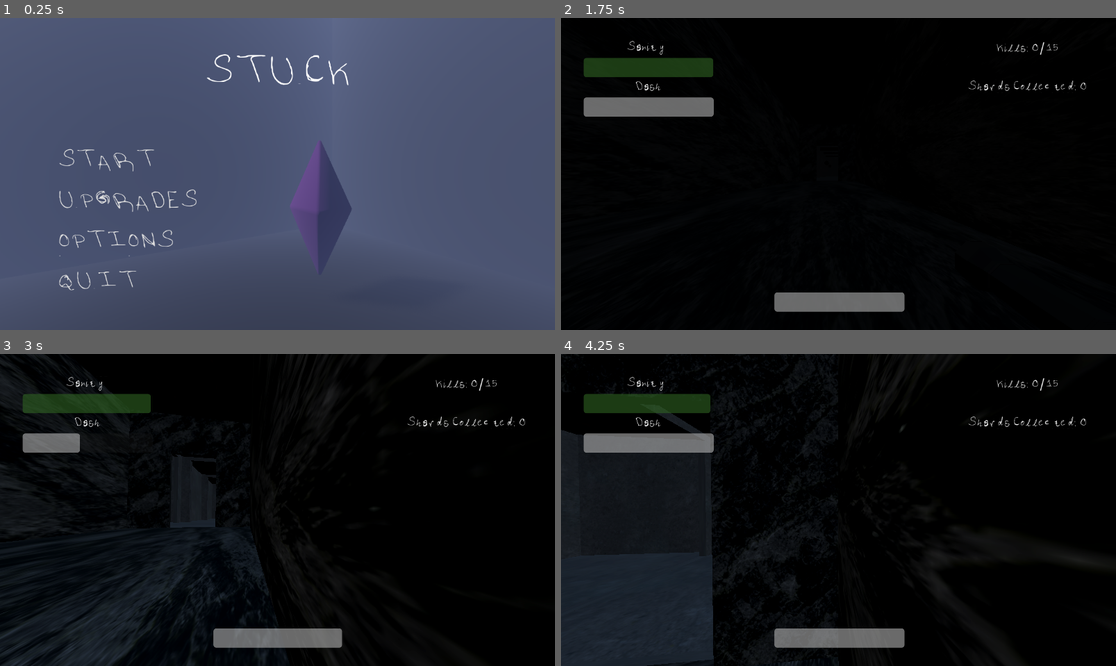
Above: before the commit, frames 1-4 (two rows, left to right).
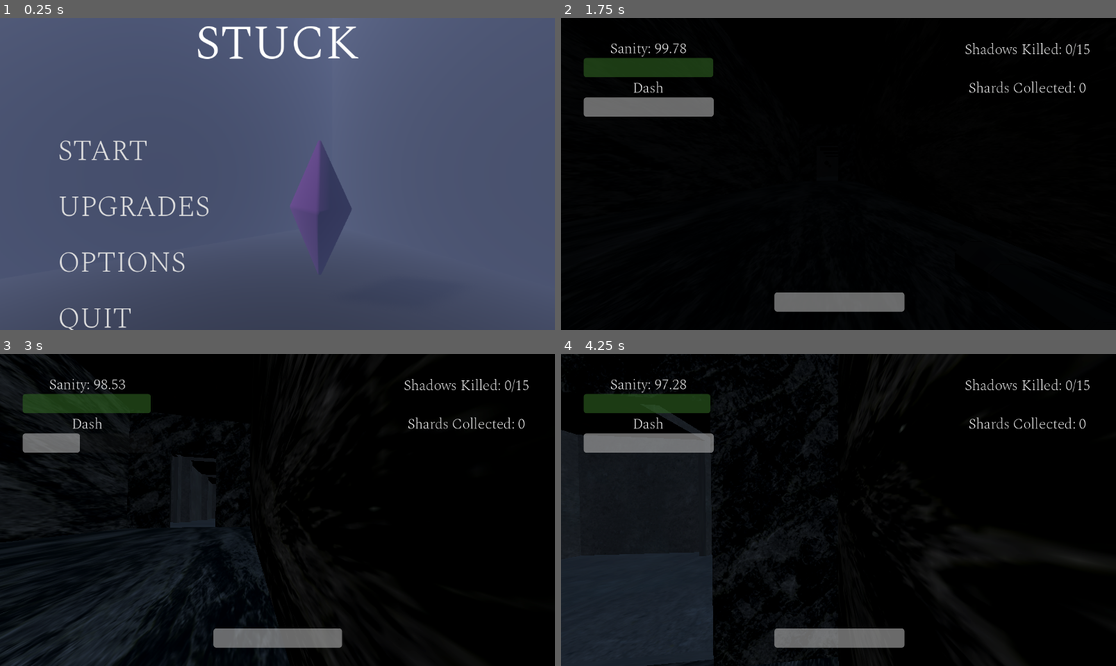
Above: after the commit, the same moments.

Repository: OmarCompiled/Stuck_NULL_BYTES
Game: Godot game, scene res://scenes/menu/main_menu.tscn
The game is run twice, just before and just after one commit, with the same random seed, the same clock (stepped at 60 frames per second) and the same inputs.
Inputs (mouse positions are in pixels of both pictures, inside the frame that each line leads up to):
- Up to frame 1 (0.25 s): no input
- Up to frame 2 (1.75 s): click "START" at 0.5 s; tap Enter at 1.25 s; move the mouse to (960, 158) at 1.27 s; hold D (MoveRight) from 1.28 s (still down); click (960, 158) at 1.35 s; tap Space (Jump) at 1.52 s
- Up to frame 3 (3 s): move the mouse to (249, 510) at 2.02 s; release D (MoveRight) at 2.03 s; hold W (MoveForward) from 2.03 s (still down); tap E (Dash) at 2.1 s; tap Space (Jump) at 2.27 s; click (249, 510) at 2.3 s; move the mouse to (288, 503) at 2.77 s; click (288, 503) at 2.85 s
- Up to frame 4 (4.25 s): keep holding W (MoveForward); move the mouse to (832, 516) at 3.52 s; tap Shift (Sprint) at 3.6 s; tap Space (Jump) at 3.77 s; click (832, 516) at 3.8 s

The runs differ from the first frame. In frame 1, 3.1% of the frame differs, in the area x 10-65%, y 2-100%; in frame 2, 0.9%; in frame 3, 0.9%; in frame 4, 0.9%.

Commit message:
Add Upgrades Menu with flashlight and sanity upgrades
Add UpgradesManager Singleton

Diff:
--- a/godot/project.godot
+++ b/godot/project.godot
@@ -25,6 +25,7 @@
 InputManager="*res://scripts/singletons/input_manager.gd"
 HitEffectsManager="*res://scripts/singletons/hit_effects_manager.gd"
 HealEffectsManager="*res://scripts/singletons/heal_effects_manager.gd"
+UpgradesManager="*res://scripts/singletons/upgrades_manager.gd"
 
 [debug]
 
--- a/godot/scenes/entity/player.tscn
+++ b/godot/scenes/entity/player.tscn
@@ -1,13 +1,14 @@
-[gd_scene load_steps=14 format=3 uid="uid://f8mp43vqb13f"]
+[gd_scene load_steps=15 format=3 uid="uid://f8mp43vqb13f"]
 
 [ext_resource type="Script" uid="uid://dnayske5ek28m" path="res://scripts/player.gd" id="1_4flbx"]
 [ext_resource type="PackedScene" uid="uid://fg0xg2wcui3q" path="res://scenes/asset/flashlight.tscn" id="2_onrkg"]
 [ext_resource type="Script" uid="uid://ci7kfw5q5qn2k" path="res://scripts/enemy_counter.gd" id="3_i3pqv"]
 [ext_resource type="PackedScene" uid="uid://dofngbvrqwqni" path="res://scenes/other/health_component.tscn" id="3_sweqy"]
 [ext_resource type="Script" uid="uid://xws3v0ou7h4d" path="res://scripts/sanity_bar.gd" id="4_2hs0m"]
-[ext_resource type="FontFile" uid="uid://cp1psb75615ws" path="res://assets/fonts/Stuck-Regular.ttf" id="5_lo118"]
+[ext_resource type="FontFile" uid="uid://gcgvrjt58408" path="res://assets/fonts/Spectral/Spectral-ExtraLight.ttf" id="5_7sfp8"]
 [ext_resource type="AudioStream" uid="uid://drx8tsfyjehx" path="res://assets/sfx/Audio/footstep02.ogg" id="6_2hs0m"]
 [ext_resource type="PackedScene" uid="uid://bt8isq1pq1xna" path="res://scenes/other/sound_component.tscn" id="6_bee8u"]
+[ext_resource type="Script" uid="uid://bu50jdot4cbor" path="res://scenes/entity/sanity_level.gd" id="6_r4rq5"]
 [ext_resource type="AudioStream" uid="uid://cgpo6tvpujy6b" path="res://assets/sfx/player/dash.wav" id="7_j8jve"]
 [ext_resource type="Script" uid="uid://br1ffti3jh1ai" path="res://scripts/currency_counter.gd" id="7_lo118"]
 [ext_resource type="AudioStream" uid="uid://dx2nd6acpg2oh" path="res://assets/sfx/enemy/land.wav" id="8_k4nkw"]
@@ -67,17 +68,18 @@
 invincible_color = Color(2.00392, 0, 0, 1)
 normal_color = Color(0.266667, 0.556863, 0.192157, 1)
 
-[node name="RichTextLabel" type="RichTextLabel" parent="SanityBar"]
+[node name="SanityLevel" type="RichTextLabel" parent="SanityBar"]
 layout_mode = 0
 offset_top = -42.0
 offset_right = 269.0
 offset_bottom = -2.0
-theme_override_fonts/normal_font = ExtResource("5_lo118")
+theme_override_fonts/normal_font = ExtResource("5_7sfp8")
 theme_override_font_sizes/normal_font_size = 30
 text = "Sanity"
 fit_content = true
 horizontal_alignment = 1
 vertical_alignment = 1
+script = ExtResource("6_r4rq5")
 
 [node name="DashCooldownBar" type="ProgressBar" parent="."]
 offset_left = 47.0
@@ -93,9 +95,10 @@
 offset_top = -42.0
 offset_right = 269.0
 offset_bottom = -2.0
-theme_override_fonts/normal_font = ExtResource("5_lo118")
+theme_override_fonts/normal_font = ExtResource("5_7sfp8")
 theme_override_font_sizes/normal_font_size = 30
 text = "Dash"
+fit_content = true
 horizontal_alignment = 1
 vertical_alignment = 1
 
@@ -108,7 +111,7 @@
 offset_right = -39.0
 offset_bottom = 85.0
 grow_horizontal = 0
-theme_override_fonts/normal_font = ExtResource("5_lo118")
+theme_override_fonts/normal_font = ExtResource("5_7sfp8")
 theme_override_font_sizes/normal_font_size = 30
 text = "0/0"
 fit_content = true
@@ -125,7 +128,7 @@
 offset_right = -39.0
 offset_bottom = 163.0
 grow_horizontal = 0
-theme_override_fonts/normal_font = ExtResource("5_lo118")
+theme_override_fonts/normal_font = ExtResource("5_7sfp8")
 theme_override_font_sizes/normal_font_size = 30
 text = "Collected Shards:"
 fit_content = true
--- /dev/null
+++ b/godot/scenes/entity/sanity_level.gd
@@ -0,0 +1,5 @@
+extends RichTextLabel
+
+# Called every frame. 'delta' is the elapsed time since the previous frame.
+func _process(delta: float) -> void:
+	text = "Sanity: " + str($"..".value)
--- a/godot/scenes/menu/death_screen.tscn
+++ b/godot/scenes/menu/death_screen.tscn
@@ -1,7 +1,7 @@
 [gd_scene load_steps=3 format=3 uid="uid://bo2km6eyjm3nk"]
 
 [ext_resource type="Script" uid="uid://bq3oor2d2vx5g" path="res://scenes/menu/death_screen.gd" id="1_0vcrs"]
-[ext_resource type="FontFile" uid="uid://18ohqxx0orng" path="res://assets/fonts/static/Roboto-Light.ttf" id="2_51ls8"]
+[ext_resource type="FontFile" uid="uid://gcgvrjt58408" path="res://assets/fonts/Spectral/Spectral-ExtraLight.ttf" id="2_51ls8"]
 
 [node name="DeathScreen" type="Control"]
 layout_mode = 3
--- a/godot/scenes/menu/main_menu.tscn
+++ b/godot/scenes/menu/main_menu.tscn
@@ -1,9 +1,10 @@
-[gd_scene load_steps=6 format=3 uid="uid://dijywxr5vrrpq"]
+[gd_scene load_steps=7 format=3 uid="uid://dijywxr5vrrpq"]
 
 [ext_resource type="Script" uid="uid://b004xknhfy13j" path="res://scripts/main_menu.gd" id="1_247la"]
 [ext_resource type="Texture2D" uid="uid://cp4btomhpb1c3" path="res://assets/stuck_bg.png" id="2_247la"]
 [ext_resource type="PackedScene" uid="uid://ddgr0fwaevyfi" path="res://scenes/other/fade_scene.tscn" id="3_hj162"]
-[ext_resource type="FontFile" uid="uid://cp1psb75615ws" path="res://assets/fonts/Stuck-Regular.ttf" id="3_kiqgm"]
+[ext_resource type="FontFile" uid="uid://chx43th8hdejo" path="res://assets/fonts/Spectral/Spectral-Light.ttf" id="3_xn6kt"]
+[ext_resource type="FontFile" uid="uid://gcgvrjt58408" path="res://assets/fonts/Spectral/Spectral-ExtraLight.ttf" id="4_isoef"]
 
 [sub_resource type="StyleBoxEmpty" id="StyleBoxEmpty_kiqgm"]
 
@@ -44,7 +45,7 @@
 
 [node name="RichTextLabel" type="RichTextLabel" parent="MarginContainer/VBoxContainer"]
 layout_mode = 2
-theme_override_fonts/normal_font = ExtResource("3_kiqgm")
+theme_override_fonts/normal_font = ExtResource("3_xn6kt")
 theme_override_font_sizes/normal_font_size = 100
 text = "STUCK"
 fit_content = true
@@ -63,7 +64,7 @@
 size_flags_vertical = 8
 mouse_force_pass_scroll_events = false
 mouse_default_cursor_shape = 2
-theme_override_fonts/font = ExtResource("3_kiqgm")
+theme_override_fonts/font = ExtResource("4_isoef")
 theme_override_font_sizes/font_size = 60
 theme_override_styles/normal = SubResource("StyleBoxEmpty_kiqgm")
 theme_override_styles/normal_mirrored = SubResource("StyleBoxEmpty_kiqgm")
@@ -86,7 +87,7 @@
 size_flags_vertical = 8
 mouse_force_pass_scroll_events = false
 mouse_default_cursor_shape = 2
-theme_override_fonts/font = ExtResource("3_kiqgm")
+theme_override_fonts/font = ExtResource("4_isoef")
 theme_override_font_sizes/font_size = 60
 theme_override_styles/normal = SubResource("StyleBoxEmpty_kiqgm")
 theme_override_styles/normal_mirrored = SubResource("StyleBoxEmpty_kiqgm")
@@ -109,7 +110,7 @@
 size_flags_vertical = 8
 mouse_force_pass_scroll_events = false
 mouse_default_cursor_shape = 2
-theme_override_fonts/font = ExtResource("3_kiqgm")
+theme_override_fonts/font = ExtResource("4_isoef")
 theme_override_font_sizes/font_size = 60
 theme_override_styles/normal = SubResource("StyleBoxEmpty_kiqgm")
 theme_override_styles/normal_mirrored = SubResource("StyleBoxEmpty_kiqgm")
@@ -132,7 +133,7 @@
 size_flags_vertical = 8
 mouse_force_pass_scroll_events = false
 mouse_default_cursor_shape = 2
-theme_override_fonts/font = ExtResource("3_kiqgm")
+theme_override_fonts/font = ExtResource("4_isoef")
 theme_override_font_sizes/font_size = 60
 theme_override_styles/normal = SubResource("StyleBoxEmpty_kiqgm")
 theme_override_styles/normal_mirrored = SubResource("StyleBoxEmpty_kiqgm")
--- a/godot/scenes/menu/upgrades_menu.gd
+++ b/godot/scenes/menu/upgrades_menu.gd
@@ -1,15 +1,36 @@
 extends Control
 
+var flash_button: Node
+var sanity_button: Node
+var currency_label:Node
+var flash_upgrade_price = 20
+var sanity_upgrade_price = 20
 
 # Called when the node enters the scene tree for the first time.
 func _ready() -> void:
-	pass # Replace with function body.
-
+	flash_button = $TextureRect/MarginContainer/VBoxContainer/HBoxContainer/Upgrades/FlashlightUpgrade
+	sanity_button = $TextureRect/MarginContainer/VBoxContainer/HBoxContainer/Upgrades/SanityUpgrade
+	currency_label = $TextureRect/MarginContainer/VBoxContainer/CurrencyLabel
 
 # Called every frame. 'delta' is the elapsed time since the previous frame.
 func _process(delta: float) -> void:
-	pass
-
+	flash_button.text = "Flashlight: " + str(flash_upgrade_price)
+	sanity_button.text = "Sanity: " + str(sanity_upgrade_price)
+	currency_label.text = "Memory Shards: " + str(GameManager.currency)
 
 func _on_back_button_pressed() -> void:
 	get_tree().change_scene_to_file("res://scenes/menu/main_menu.tscn")
+
+
+func _on_flashlight_upgrade_pressed() -> void:
+	if GameManager.currency >= flash_upgrade_price:
+		UpgradesManager.flash_power += 30
+		GameManager.currency -= flash_upgrade_price
+		flash_upgrade_price += 20
+	return
+
+func _on_sanity_upgrade_pressed() -> void:
+	if GameManager.currency >= sanity_upgrade_price:
+		UpgradesManager.max_sanity_level += 20
+		GameManager.currency -= sanity_upgrade_price
+		sanity_upgrade_price += 20
--- a/godot/scenes/menu/upgrades_menu.tscn
+++ b/godot/scenes/menu/upgrades_menu.tscn
@@ -1,8 +1,11 @@
-[gd_scene load_steps=4 format=3 uid="uid://cta32glpb8jih"]
+[gd_scene load_steps=7 format=3 uid="uid://cta32glpb8jih"]
 
 [ext_resource type="Script" uid="uid://ddp5jpmx8af2w" path="res://scenes/menu/upgrades_menu.gd" id="1_panm3"]
 [ext_resource type="Texture2D" uid="uid://cp4btomhpb1c3" path="res://assets/stuck_bg.png" id="2_7kd37"]
-[ext_resource type="FontFile" uid="uid://cp1psb75615ws" path="res://assets/fonts/Stuck-Regular.ttf" id="2_panm3"]
+[ext_resource type="FontFile" uid="uid://chx43th8hdejo" path="res://assets/fonts/Spectral/Spectral-Light.ttf" id="3_vsmgm"]
+[ext_resource type="FontFile" uid="uid://gcgvrjt58408" path="res://assets/fonts/Spectral/Spectral-ExtraLight.ttf" id="4_0a3hm"]
+[ext_resource type="Texture2D" uid="uid://c1eka3on3ijhi" path="res://assets/textures/icons8-flash-light-50.png" id="4_yij7h"]
+[ext_resource type="Texture2D" uid="uid://dsghhmva76g28" path="res://assets/textures/icons8-brain-50.png" id="5_q1e4u"]
 
 [node name="UpgradesMenu" type="Control"]
 layout_mode = 3
@@ -40,49 +43,75 @@
 
 [node name="RichTextLabel" type="RichTextLabel" parent="TextureRect/MarginContainer/VBoxContainer"]
 layout_mode = 2
-theme_override_fonts/normal_font = ExtResource("2_panm3")
+theme_override_fonts/normal_font = ExtResource("3_vsmgm")
 theme_override_font_sizes/normal_font_size = 100
 text = "UPGRADES"
 fit_content = true
 
-[node name="Upgrades" type="GridContainer" parent="TextureRect/MarginContainer/VBoxContainer"]
+[node name="CurrencyLabel" type="RichTextLabel" parent="TextureRect/MarginContainer/VBoxContainer"]
 layout_mode = 2
-size_flags_vertical = 3
-columns = 2
+size_flags_vertical = 2
+theme_override_fonts/normal_font = ExtResource("4_0a3hm")
+theme_override_font_sizes/normal_font_size = 60
+text = "Memory Shards: "
+fit_content = true
 
-[node name="FlashlightUpgrade" type="MenuButton" parent="TextureRect/MarginContainer/VBoxContainer/Upgrades"]
+[node name="HBoxContainer" type="HBoxContainer" parent="TextureRect/MarginContainer/VBoxContainer"]
 layout_mode = 2
 
-[node name="Icon" type="TextureRect" parent="TextureRect/MarginContainer/VBoxContainer/Upgrades/FlashlightUpgrade"]
-layout_mode = 0
-offset_right = 40.0
-offset_bottom = 40.0
+[node name="Upgrades" type="VBoxContainer" parent="TextureRect/MarginContainer/VBoxContainer/HBoxContainer"]
+layout_mode = 2
+size_flags_horizontal = 0
+size_flags_vertical = 3
 
-[node name="Price" type="RichTextLabel" parent="TextureRect/MarginContainer/VBoxContainer/Upgrades/FlashlightUpgrade"]
-layout_mode = 0
-offset_right = 40.0
-offset_bottom = 40.0
+[node name="FlashlightUpgrade" type="MenuButton" parent="TextureRect/MarginContainer/VBoxContainer/HBoxContainer/Upgrades"]
+layout_mode = 2
+size_flags_vertical = 4
+mouse_default_cursor_shape = 2
+theme_override_fonts/font = ExtResource("4_0a3hm")
+theme_override_font_sizes/font_size = 24
+toggle_mode = false
+text = "Flashlight"
+icon = ExtResource("4_yij7h")
+flat = false
+icon_alignment = 1
+vertical_icon_alignment = 0
 
-[node name="SanityUpgrade" type="MenuButton" parent="TextureRect/MarginContainer/VBoxContainer/Upgrades"]
+[node name="FlashlightLabel" type="RichTextLabel" parent="TextureRect/MarginContainer/VBoxContainer/HBoxContainer/Upgrades"]
 layout_mode = 2
+theme_override_fonts/normal_font = ExtResource("4_0a3hm")
+theme_override_font_sizes/normal_font_size = 24
+text = "Increase Flashlight Strength"
+fit_content = true
+autowrap_mode = 0
 
-[node name="Icon" type="TextureRect" parent="TextureRect/MarginContainer/VBoxContainer/Upgrades/SanityUpgrade"]
-layout_mode = 0
-offset_right = 40.0
-offset_bottom = 40.0
+[node name="SanityUpgrade" type="MenuButton" parent="TextureRect/MarginContainer/VBoxContainer/HBoxContainer/Upgrades"]
+layout_mode = 2
+theme_override_fonts/font = ExtResource("4_0a3hm")
+theme_override_font_sizes/font_size = 24
+text = "Sanity"
+icon = ExtResource("5_q1e4u")
+flat = false
+icon_alignment = 1
+vertical_icon_alignment = 0
 
-[node name="Price" type="RichTextLabel" parent="TextureRect/MarginContainer/VBoxContainer/Upgrades/SanityUpgrade"]
-layout_mode = 0
-offset_right = 40.0
-offset_bottom = 40.0
+[node name="SanityLabel" type="RichTextLabel" parent="TextureRect/MarginContainer/VBoxContainer/HBoxContainer/Upgrades"]
+layout_mode = 2
+theme_override_fonts/normal_font = ExtResource("4_0a3hm")
+theme_override_font_sizes/normal_font_size = 24
+text = "Increase Maximum Sanity"
+fit_content = true
+autowrap_mode = 0
 
 [node name="BackButton" type="MenuButton" parent="TextureRect/MarginContainer/VBoxContainer"]
 layout_mode = 2
 size_flags_horizontal = 0
 size_flags_vertical = 10
 mouse_default_cursor_shape = 2
-theme_override_fonts/font = ExtResource("2_panm3")
+theme_override_fonts/font = ExtResource("4_0a3hm")
 theme_override_font_sizes/font_size = 60
 text = "BACK"
 
+[connection signal="pressed" from="TextureRect/MarginContainer/VBoxContainer/HBoxContainer/Upgrades/FlashlightUpgrade" to="." method="_on_flashlight_upgrade_pressed"]
+[connection signal="pressed" from="TextureRect/MarginContainer/VBoxContainer/HBoxContainer/Upgrades/SanityUpgrade" to="." method="_on_sanity_upgrade_pressed"]
 [connection signal="pressed" from="TextureRect/MarginContainer/VBoxContainer/BackButton" to="." method="_on_back_button_pressed"]
--- a/godot/scenes/menu/win_screen.tscn
+++ b/godot/scenes/menu/win_screen.tscn
@@ -1,7 +1,7 @@
 [gd_scene load_steps=3 format=3 uid="uid://dpw1bpu87jpyn"]
 
 [ext_resource type="Script" uid="uid://dutc6fth7ldd8" path="res://scenes/menu/win_screen.gd" id="1_dbu1v"]
-[ext_resource type="FontFile" uid="uid://18ohqxx0orng" path="res://assets/fonts/static/Roboto-Light.ttf" id="2_7nuyu"]
+[ext_resource type="FontFile" uid="uid://gcgvrjt58408" path="res://assets/fonts/Spectral/Spectral-ExtraLight.ttf" id="2_7nuyu"]
 
 [node name="WinScreen" type="Control"]
 layout_mode = 3
--- a/godot/scripts/enemy_counter.gd
+++ b/godot/scripts/enemy_counter.gd
@@ -4,6 +4,6 @@
 	# NOTE: Only require a fraction of the enemies to be killed,
 	# since killing 100% is too difficult without a map.
 	var to_kill = int(GameManager.total_enemies / 3)
-	text = "Kills: " + str(GameManager.enemies_killed) + "/" + str(to_kill)
+	text = "Shadows Killed: " + str(GameManager.enemies_killed) + "/" + str(to_kill)
 	if (GameManager.enemies_killed == to_kill):
 		GameManager.handle_player_win()
--- a/godot/scripts/flashlight.gd
+++ b/godot/scripts/flashlight.gd
@@ -13,6 +13,7 @@
 var enemies_in_area = []
 
 func _ready():
+	damage_per_second = UpgradesManager.upgrades.Flashlight
 	spot_light.light_energy = 0
 
 func _input(_event: InputEvent) -> void:
--- a/godot/scripts/healing_area.gd
+++ b/godot/scripts/healing_area.gd
@@ -49,7 +49,7 @@
 
 
 func _heal(delta) -> void:
-	var needed_health = player.health_component.max_health - player.health_component.current_health
+	var needed_health = UpgradesManager.max_sanity_level - player.health_component.current_health
 	if needed_health <= 0: return
 	var health = _calculate_transfer_amount(HEAL_PER_SECOND * delta, needed_health)
 	player.health_component.heal(health)
--- a/godot/scripts/health_component.gd
+++ b/godot/scripts/health_component.gd
@@ -8,15 +8,13 @@
 signal damage_taken(amount: float)
 signal healing_received(amount: float)
 
-
-@export var max_health: float = 100
 @export var invincibility_time: float = 0.5
 
 var current_health: float
 var is_invincible: bool = false
 
 func _ready():
-	current_health = max_health
+	current_health = UpgradesManager.upgrades.Sanity
 	health_changed.emit(current_health)
 
 # NOTE: ignore_invincibility is for the constant sanity loss
@@ -45,16 +43,16 @@
 
 
 func heal(amount: float):
-	if amount <= 0 or current_health >= max_health:
+	if amount <= 0 or current_health >= UpgradesManager.upgrades.Sanity:
 		return false
 
-	current_health = min(current_health + amount, max_health)
+	current_health = min(current_health + amount, UpgradesManager.upgrades.Sanity)
 	health_changed.emit(current_health)
 	healing_received.emit(amount)
 	return true
 
 func get_health_percentage() -> float:
-	return current_health / max_health
+	return current_health / UpgradesManager.upgrades.Sanity
 
 func is_alive() -> bool:
 	return current_health > 0
--- a/godot/scripts/sanity_bar.gd
+++ b/godot/scripts/sanity_bar.gd
@@ -5,6 +5,7 @@
 
 func _ready():
 	self_modulate = normal_color
+	max_value = UpgradesManager.upgrades.Sanity
 
 func _on_invincibility_started():
 	self_modulate = invincible_color
--- /dev/null
+++ b/godot/scripts/singletons/upgrades_manager.gd
@@ -0,0 +1,15 @@
+extends Node
+
+var flash_power:int = 150
+var max_sanity_level:int = 100
+
+var upgrades = {"Flashlight": flash_power, "Sanity": max_sanity_level}
+
+# Called when the node enters the scene tree for the first time.
+func _ready() -> void:
+	pass # Replace with function body.
+
+
+# Called every frame. 'delta' is the elapsed time since the previous frame.
+func _process(delta: float) -> void:
+	pass
Not shown, added: godot/assets/fonts/Spectral/OFL.txt
Binary file added: godot/assets/fonts/Spectral/Spectral-Bold.ttf
Not shown, added: godot/assets/fonts/Spectral/Spectral-Bold.ttf.import
Binary file added: godot/assets/fonts/Spectral/Spectral-BoldItalic.ttf
Not shown, added: godot/assets/fonts/Spectral/Spectral-BoldItalic.ttf.import
Binary file added: godot/assets/fonts/Spectral/Spectral-ExtraBold.ttf
Not shown, added: godot/assets/fonts/Spectral/Spectral-ExtraBold.ttf.import
Binary file added: godot/assets/fonts/Spectral/Spectral-ExtraBoldItalic.ttf
Not shown, added: godot/assets/fonts/Spectral/Spectral-ExtraBoldItalic.ttf.import
Binary file added: godot/assets/fonts/Spectral/Spectral-ExtraLight.ttf
Not shown, added: godot/assets/fonts/Spectral/Spectral-ExtraLight.ttf.import
Binary file added: godot/assets/fonts/Spectral/Spectral-ExtraLightItalic.ttf
(and 26 more such lines)
